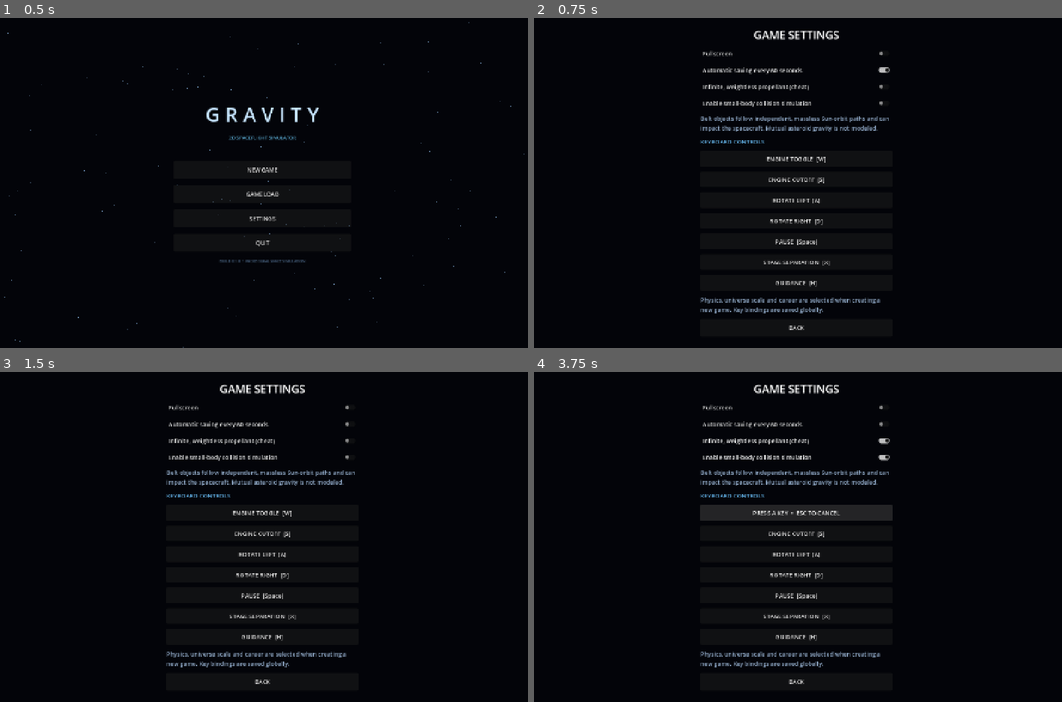
Above: before the commit, frames 1-4 (two rows, left to right).
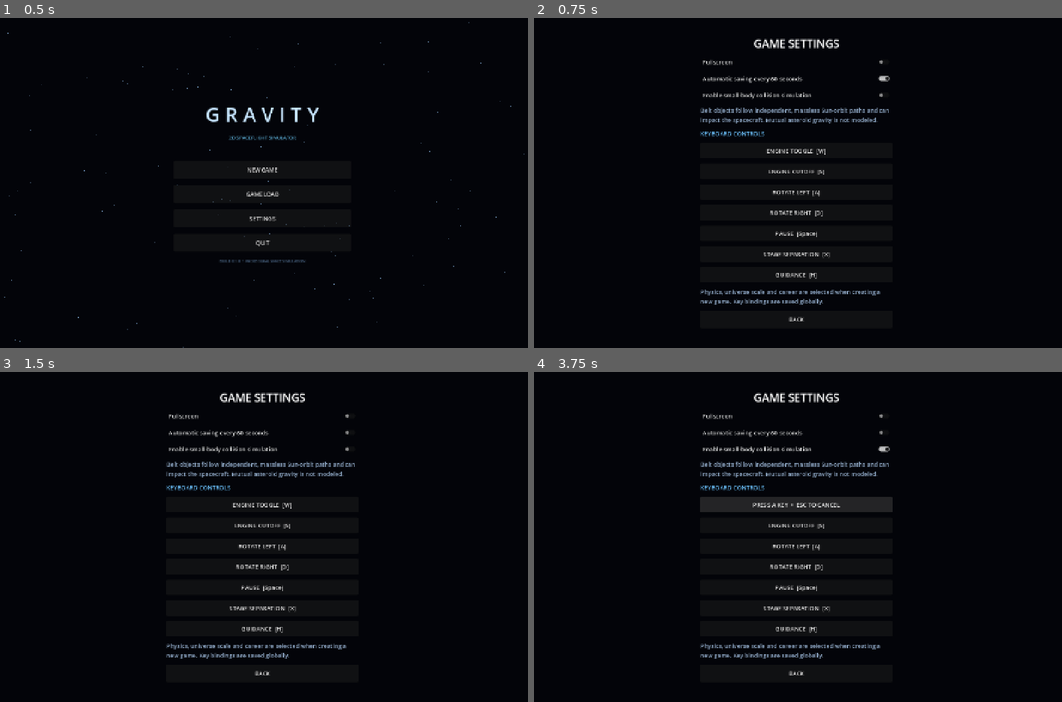
Above: after the commit, the same moments.

Repository: Blagos1195/Gravity-simulator
Game: Godot game, scene res://scenes/main.tscn
Same seed, same stepped clock (60 frames per second), same inputs: the game is played once before the commit and once after it.
Inputs (mouse positions are in pixels of both pictures, inside the frame that each line leads up to):
- Up to frame 1 (0.5 s): no input
- Up to frame 2 (0.75 s): click "SETTINGS" at 0.5 s
- Up to frame 3 (1.5 s): click "Automatic saving every 60 sec…" at 1.25 s
- Up to frame 4 (3.75 s): click (798, 441) at 2 s, where only the run before the commit has a clickable "Infinite, weightless propella…"; click "Enable small-body collision s…" at 2.75 s; click "ENGINE TOGGLE [W]" at 3.5 s

Frame 1 is identical in both runs. In frame 2, 5.4% of the frame differs, in the area x 31-68%, y 3-95%; in frame 3, 5.3%; in frame 4, 6.8%.

Commit message:
Move infinite fuel into new save setup and expose velocity vector toggle

Diff:
--- a/Gravity/scripts/main.gd
+++ b/Gravity/scripts/main.gd
@@ -69,7 +69,6 @@
 	var config := ConfigFile.new()
 	config.load("user://settings.cfg")
 	autosave_enabled = bool(config.get_value("general", "autosave", true))
-	infinite_weightless_fuel = bool(config.get_value("general", "infinite_weightless_fuel", false))
 	simulate_belt_collisions = bool(config.get_value("general", "simulate_belt_collisions", false))
 	var fullscreen := bool(config.get_value("general", "fullscreen", false))
 	DisplayServer.window_set_mode(DisplayServer.WINDOW_MODE_FULLSCREEN if fullscreen else DisplayServer.WINDOW_MODE_WINDOWED)
@@ -77,7 +76,6 @@
 func _save_general_settings() -> void:
 	var config := ConfigFile.new()
 	config.set_value("general", "autosave", autosave_enabled)
-	config.set_value("general", "infinite_weightless_fuel", infinite_weightless_fuel)
 	config.set_value("general", "simulate_belt_collisions", simulate_belt_collisions)
 	config.set_value("general", "fullscreen", DisplayServer.window_get_mode() == DisplayServer.WINDOW_MODE_FULLSCREEN)
 	config.save("user://settings.cfg")
@@ -456,6 +454,7 @@
 
 func _begin_new_game() -> void:
 	rocket_design = RocketDesign.create_default()
+	infinite_weightless_fuel = false
 	_show_new_game_setup()
 
 func _show_new_game_setup() -> void:
@@ -499,6 +498,11 @@
 	career.button_pressed = career_enabled
 	career.toggled.connect(func(value: bool): career_enabled = value)
 	root.add_child(career)
+	var infinite_fuel := CheckButton.new()
+	infinite_fuel.text = "Infinite, weightless propellant (cheat)"
+	infinite_fuel.button_pressed = infinite_weightless_fuel
+	infinite_fuel.toggled.connect(func(value: bool): infinite_weightless_fuel = value)
+	root.add_child(infinite_fuel)
 	var note := Label.new()
 	note.text = "These choices are stored with this new save and remain separate from global game settings."
 	note.autowrap_mode = TextServer.AUTOWRAP_WORD_SMART
@@ -633,14 +637,6 @@
 		_save_general_settings()
 	)
 	settings_root.add_child(autosave)
-	var infinite_fuel := CheckButton.new()
-	infinite_fuel.text = "Infinite, weightless propellant (cheat)"
-	infinite_fuel.button_pressed = infinite_weightless_fuel
-	infinite_fuel.toggled.connect(func(enabled: bool):
-		infinite_weightless_fuel = enabled
-		_save_general_settings()
-	)
-	settings_root.add_child(infinite_fuel)
 	var belt_collisions := CheckButton.new()
 	belt_collisions.text = "Enable small-body collision simulation"
 	belt_collisions.button_pressed = simulate_belt_collisions
@@ -718,6 +714,7 @@
 	right.add_child(slot_picker)
 
 	_add_button(right, "SOLAR SYSTEM VIEW  [M]", func(): sim.show_solar_system = not sim.show_solar_system)
+	_add_button(right, "VELOCITY VECTOR  [V]", func(): sim.show_vectors = not sim.show_vectors)
 	_add_button(right, "AUTOPILOT", _show_autopilot_panel)
 	_add_button(right, "FLIGHT COMPUTER", _show_flight_computer)
 	_add_button(right, "PREDICTED PATH  [P]", func():
@@ -738,7 +735,7 @@
 	bottom.offset_top = -58
 	bottom.offset_bottom = -8
 	bottom.autowrap_mode = TextServer.AUTOWRAP_WORD_SMART
-	bottom.text = "W ENGINE ON/OFF     S CUTOFF     X STAGE     Q / E GIMBAL     A / D ROTATE\nH GUIDANCE     M SOLAR SYSTEM     P PREDICTED PATH     SPACE PAUSE     +/- WARP     F5 SAVE     F9 LOAD  •  REMAP IN SETTINGS"
+	bottom.text = "W ENGINE ON/OFF     S CUTOFF     X STAGE     Q / E GIMBAL     A / D ROTATE\nH GUIDANCE     V VELOCITY VECTOR     M SOLAR SYSTEM     P PREDICTED PATH     SPACE PAUSE     +/- WARP     F5 SAVE     F9 LOAD  •  REMAP IN SETTINGS"
 	bottom.add_theme_font_size_override("font_size", 12)
 	bottom.add_theme_color_override("font_color", Color(0.65, 0.77, 0.9))
 	hud_root.add_child(bottom)
